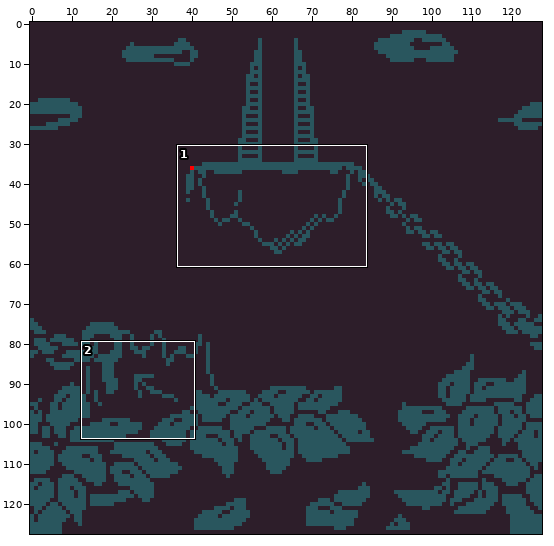
File history of a sprite sheet, chunks/sky/start.png. Above, an overview of the earlier version with the close-up marked.
Close-up. Old version:
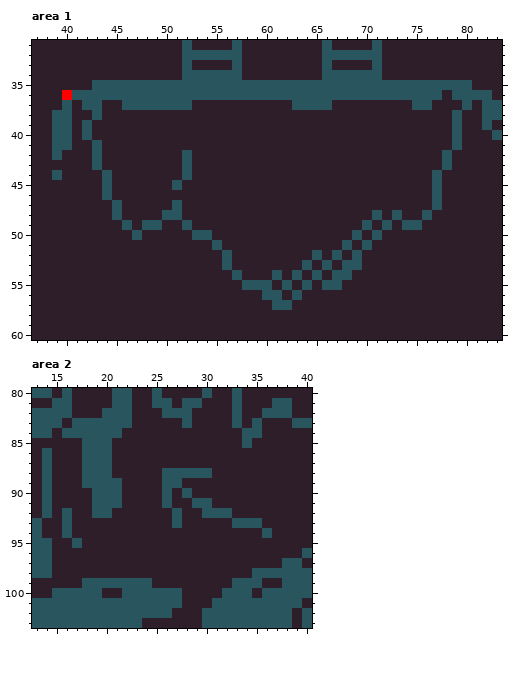
The file is 128x128 pixels. Shown: area 1: x 37..83, y 31..60; area 2: x 13..40, y 80..103. The commit also changed other parts of the picture, which this record leaves out.
New version:
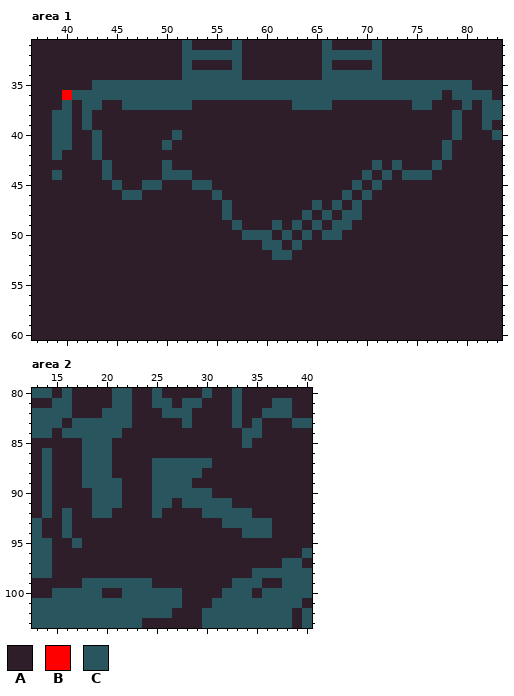
Palette (. is transparent): A #2d1e2a  B #ff0001  C #29565e
Changes in this commit:
Changed rows in their new state; - is an unchanged pixel.
Area 1:
first column x 42:
38 CA------------------------------------
40 AC-------C----------------------------
41 --------C---------------------------CA
42 ----------A---------------------------
43 -AC-----C-A------------------C-C---CA-
44 --------CC------------------C-C-CCCA--
45 --AC--CC-A-CC--------------C-C-----A--
46 --A-CC-------C------------C-C------A--
47 ---A-----A----C--------C-C-C-------A--
48 ---A----AA----C-------C-C-CC-A-A--A---
49 ----A-AA--A----C---C-C-C-CC-A-A-AA----
50 -----A-----AA---CCC-C-C-CC-A-A--------
51 -------------A----CC-C----A-A---------
52 --------------A----CC--A-A-A----------
53 --------------A-------A-A-AA----------
54 ---------------A---A-A-A-AA-----------
55 ----------------AAA-A-A-AA------------
56 ------------------AA-A----------------
57 -------------------AA-----------------
Area 2:
first column x 25:
 87 CCCCCC------
 88 C----A------
 89 C--C--------
 90 C-C-CC------
 91 C--C--CC----
 92 C-A-----CC--
 93 --A----C---C
 94 ---------CC-
Boxes around the changes in both close-ups, in picture pixels (x1, y1, x2, y2):
changed: (82, 110, 462, 310)
changed: (152, 458, 272, 538)
